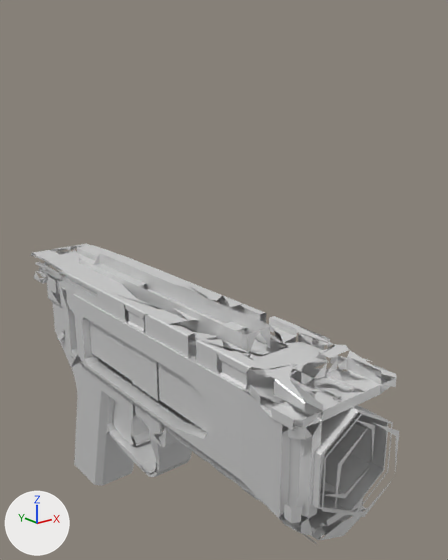
The glTF model prototype/models/guns/GrenadeLauncher_C.glb, before and after one commit.
Camera for both pictures: a 50 mm lens placed at (-0.205, -0.401, 0.199), pointed at (0.036, -0.1, 0.079). Every picture has the same lights, and +X, +Y and +Z are marked at lower left. The first picture is the older version. Where no turn or scale is listed for an object, it has been applied to the vertices. Vertices at exactly the same position are counted once.

The first picture shows 'GrenadeLauncher_C', 'GrenadeLauncher_C_Barrel', 'GrenadeLauncher_C_Trigger'.
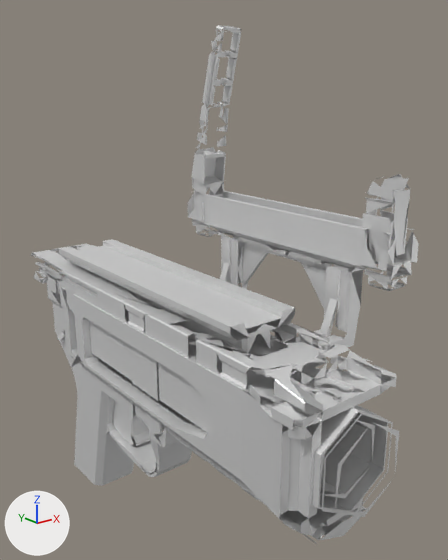
What the commit changed:
Material 'Low Poly Weapon.005' (mat_low_poly_weapon_005) is new.
Its base color is (0.8, 0.8, 0.8) (white #e7e7e7).
Its metallic is 0.5.
Material 'Low Poly Weapon.004' (mat_low_poly_weapon_004) is new.
Its base color is (0.8, 0.8, 0.8) (white #e7e7e7).
Its metallic is 0.5.
Material 'Low Poly Weapon.003' (mat_low_poly_weapon_003) is new.
Its base color is (0.8, 0.8, 0.8) (white #e7e7e7).
Its metallic is 0.5.
me_mesh_0 is used by ob_grenadelauncher_c; location (0.0, 0.0, 0.0).
me_mesh_0 had 1123 vertices, 1435 faces and spanned x -0.035..0.038, y -0.239..0.074, z -0.108..0.077.
me_mesh_0 now has 1142 vertices, 1463 faces and spans x -0.035..0.038, y -0.239..0.074, z -0.108..0.085.
me_mesh_0 part 1: the loose piece of 6 vertices spanning x -0.034..-0.03, y -0.238..-0.232, z 0.011..0.019 is deleted.
me_mesh_0 part 2: the loose piece of 4 vertices spanning x -0.026, y -0.236..-0.232, z 0.011..0.019 is deleted.
Part 3, on me_mesh_0:
6 faces are deleted.
18 vertices are added at x -0.022..0.022, y -0.178..0.022, z 0.077..0.085.
11 new vertices lie (0.0, 0.2, 0.0) away from vertices in x -0.022..0.022, y -0.178, z 0.077..0.085.
44 new faces join them.
Other edits to the shape of me_mesh_0 do not show in these pictures.
Mesh me_mesh_5 is new.
It has 81 vertices, 61 faces and spans x -0.0068..0.0068, y -0.0052..0.0122, z -0.0061..0.0333.
It uses material mat_low_poly_weapon_005 (its picture is missing).
Mesh me_mesh_4 is new.
It has 284 vertices, 287 faces and spans x -0.0108..0.0067, y -0.0243..0.0146, z -0.013..0.1096.
It uses material mat_low_poly_weapon_004 (its picture is missing).
Mesh me_mesh_3 is new.
It has 417 vertices, 475 faces and spans x -0.027..0.012, y -0.083..0.083, z -0.06..0.011.
It uses material mat_low_poly_weapon_003 (its picture is missing).
Object 'GrenadeLauncher_C_Sight_Front' (ob_grenadelauncher_c_sight_front) is new; it shows me_mesh_5.
Its location is (0.0508, -0.2147, 0.1242).
Object 'GrenadeLauncher_C_Sight_Back' (ob_grenadelauncher_c_sight_back) is new; it shows me_mesh_4.
Its location is (0.0508, -0.0664, 0.1242).
Object 'GrenadeLauncher_C_Sight' (ob_grenadelauncher_c_sight) is new; it shows me_mesh_3.
Its location is (0.0508, -0.1405, 0.12).

Location of each change, (x1, y1, x2, y2) in pixels of the pictures (448 x 560 px):
'GrenadeLauncher_C', reshaped
    before: (30, 244, 397, 544)
    after: (30, 239, 397, 544)
'GrenadeLauncher_C_Sight', added
    after: (188, 190, 419, 350)
'GrenadeLauncher_C_Sight_Back', added
    after: (191, 25, 242, 219)
'GrenadeLauncher_C_Sight_Front', added
    after: (362, 174, 410, 256)
part 1 of me_mesh_0, deleted
    before: (284, 504, 301, 523)
part 2 of me_mesh_0, deleted
    before: (296, 497, 304, 516)
part 3 of me_mesh_0, built on
    after: (58, 239, 295, 341)
